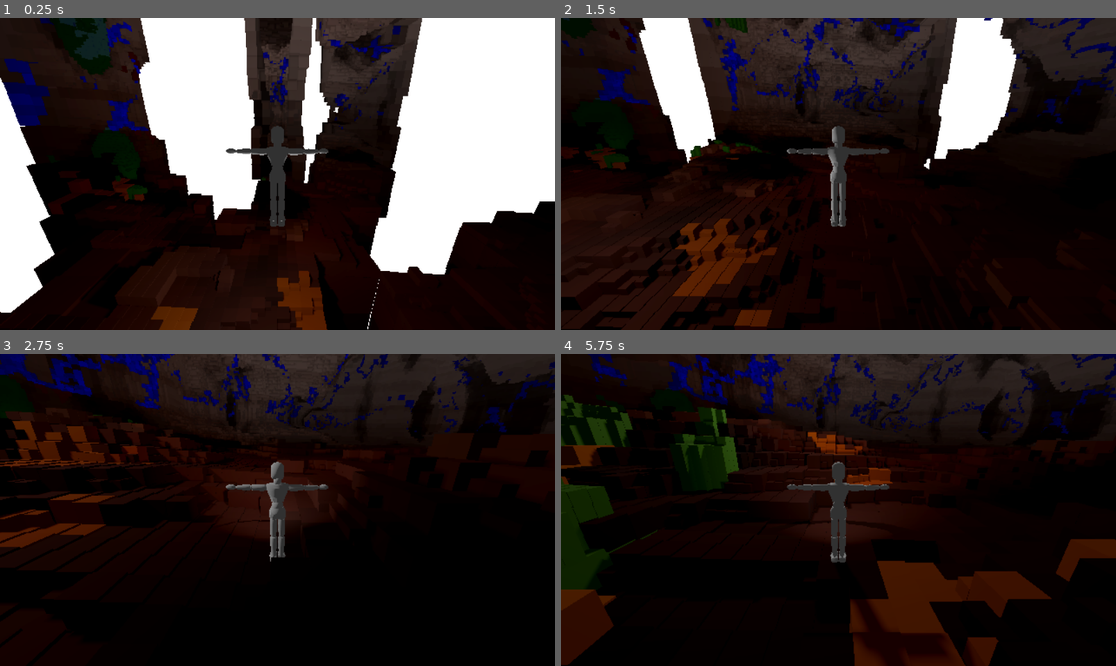
Above: before the commit, frames 1-4 (two rows, left to right).
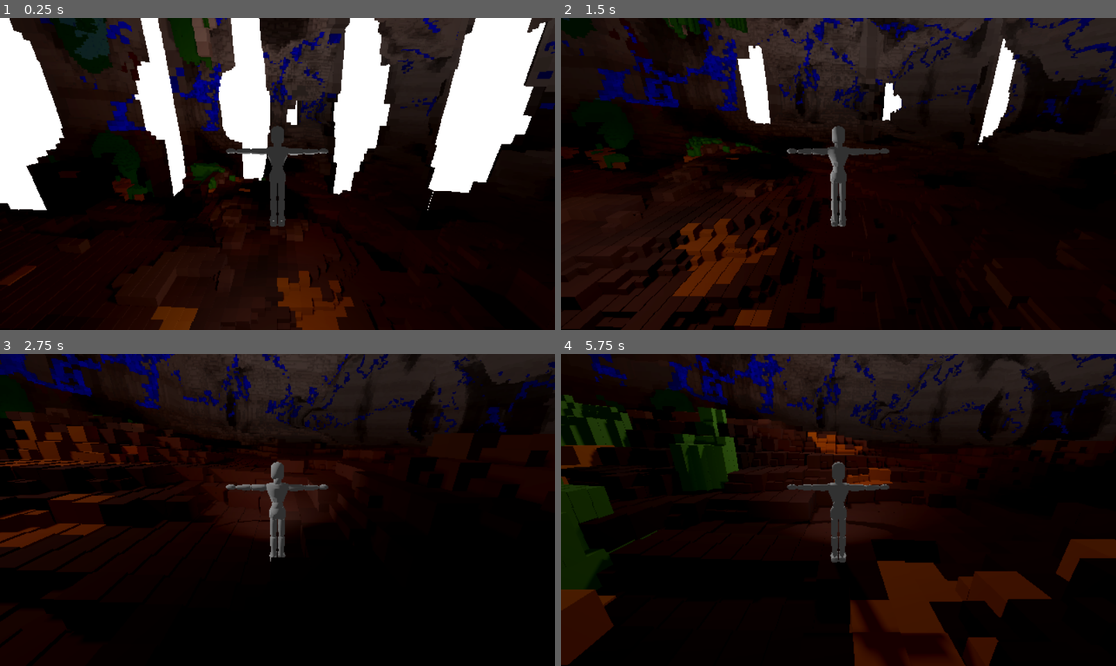
Above: after the commit, the same moments.

Repository: CodedNil/TestingVoxels
Game: Godot game, scene res://main_scene.tscn
The game is run twice, just before and just after one commit, with the same random seed, the same clock (stepped at 60 frames per second) and the same inputs.
Inputs (mouse positions are in pixels of both pictures, inside the frame that each line leads up to):
- Up to frame 1 (0.25 s): no input
- Up to frame 2 (1.5 s): tap Enter at 0.5 s; move the mouse to (960, 158) at 0.52 s; hold D 0.53-1.25 s; tap F at 0.6 s; click (960, 158) at 0.67 s; tap Space at 0.77 s; drag from (727, 189) to (810, 236) at 1.27 s
- Up to frame 3 (2.75 s): move the mouse to (333, 441) at 2.02 s; hold D from 2.03 s (still down); tap F at 2.1 s
- Up to frame 4 (5.75 s): release D at 2.75 s; tap Space at 2.75, 3.77 s; drag from (810, 572) to (672, 463) at 2.77 s; move the mouse to (1005, 556) at 3.52 s; hold A 3.53-4.25 s; tap F at 3.6, 5.1 s; drag from (672, 463) to (755, 432) at 4.27 s; move the mouse to (866, 510) at 5.02 s; hold S from 5.03 s (still down); click (866, 510) at 5.17 s

The runs differ from the first frame. In frame 1, 34% of the frame differs, in the area x 0-100%, y 0-100%; in frame 2, 10%; in frame 3, 0.1%; in frame 4, less than 0.1%.

Commit message:
Tiny optimisation

Diff:
--- a/voxel_gen.gd
+++ b/voxel_gen.gd
@@ -6,7 +6,7 @@
 
 const roomSpacing: float = 150
 
-const renderDistance: int = 64
+const renderDistance: int = 32
 const yLevels: Array[int] = [0, 1, -1, 2, -2, 3, -3, 4, 5, 6, 7, 8]
 
 const msBudget: float = 16  # Max time to spend on subdivision per update frame
@@ -282,6 +282,7 @@
 	var chunksVoxelSize: float = largestVoxelSize  # Chunks current subdivision level
 
 	var voxelsCount: int = 0  # Number of voxels in the chunk
+	var filled: bool = false  # Is the chunk filled with voxels
 
 	# Hold back subdivisions until you get closer, or to prevent lag
 	var progressSubdivisions: Array = []
@@ -297,15 +298,19 @@
 
 	func rerenderMultiMeshes() -> void:
 		# Count number of voxels at each size, and set instance count, and create the meshes
+		var firstMeshCount = 0
 		for size in multiMeshes:
 			for material in multiMeshes[size]:
 				var mesh = multiMeshes[size][material][0]
 				var meshArray = multiMeshes[size][material][1]
+				if size == largestVoxelSize:
+					firstMeshCount += meshArray.size()
 				if mesh.instance_count != len(meshArray):
 					mesh.instance_count = len(meshArray)
 					for i in range(len(meshArray)):
 						mesh.set_instance_transform(i, Transform3D(Basis(), meshArray[i][0]))
 						mesh.set_instance_color(i, meshArray[i][1])
+		filled = firstMeshCount == 8
 
 	func renderVoxel(pos2d: Vector2, pos3d: Vector3, data2d: Dictionary, size: float) -> void:
 		var dataColor: Dictionary = dataGen.get_data_color(pos2d, pos3d, data2d, size)
@@ -446,7 +451,7 @@
 
 	# Progress on chunks
 	var chunksViewed: Array[Vector2] = []
-	var rotateAngles: float = 16
+	var rotateAngles: float = 32
 	# Get rotate per run and jitter
 	var rotatePerRun: float = 360 / rotateAngles
 	var jitter: float = sin(Time.get_ticks_msec() / 500.0) * rotatePerRun
@@ -486,7 +491,7 @@
 					chunk = Chunk.new(renderChunkPos, dataGenerator)
 					add_child(chunk)
 					chunks[renderChunkPos] = chunk
-					subdivisionRate += chunk.progress(startTime)
+					subdivisionRate += chunk.progress(0)
 				else:
 					if chunk.progressSubdivisions.size() != 0:
 						chunksToProgress[chunk.chunksVoxelSize].append(chunk)
@@ -510,12 +515,8 @@
 						if chunk.chunksVoxelSize > newVoxelSize:
 							chunk.releaseSubdivisions(chunk.chunksVoxelSize / 2)
 
-				# Get first mesh instance count to see if it is empty
-				var firstMeshCount = 0
-				if largestVoxelSize in chunk.multiMeshes:
-					for material in chunk.multiMeshes[largestVoxelSize]:
-						firstMeshCount += chunk.multiMeshes[largestVoxelSize][material][1].size()
-				if firstMeshCount == 8:
+				# If chunk is filled, can skip it
+				if chunk.filled:
 					emptyY += 1
 			if emptyY == len(yLevels):
 				break
@@ -585,7 +586,7 @@
 		)
 		message.append("Subdivision rate: " + str(avgSubdivisionRate))
 		# 2d Data
-		var data2d: Dictionary = dataGenerator.get_data_2d(Vector2(cameraPos.x, cameraPos.z))
-		for key in data2d:
-			message.append(key + ": " + str(data2d[key]))
+		# var data2d: Dictionary = dataGenerator.get_data_2d(Vector2(cameraPos.x, cameraPos.z))
+		# for key in data2d:
+		# 	message.append(key + ": " + str(data2d[key]))
 		print("\n".join(message))
